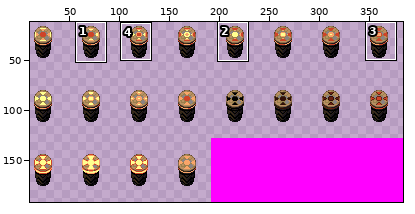
Edited in one commit: sprite sheet (Assets/Art/Sprites/exit_angry_strip24.png). Above, an overview of the earlier version with the close-up marked.
Close-up. As it was:
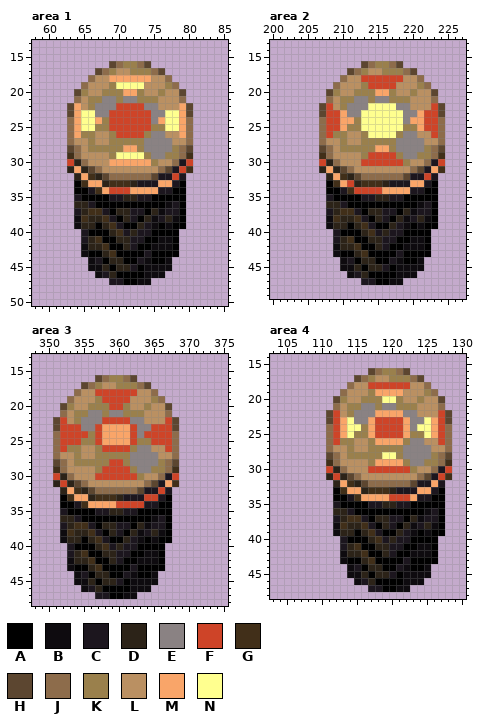
The file is 384x192 pixels. Shown: area 1: x 58..85, y 13..50; area 2: x 200..227, y 13..49; area 3: x 348..375, y 13..48; area 4: x 103..130, y 14..48. The wide view leaves out empty margins. The commit also changed other parts of the picture, which this record leaves out.
Palette (. is transparent): A #000000  B #0e0b0f  C #1c161e  D #2c2318  E #8a8283  F #ce4428  G #412f19  H #5c4630  J #8d6c4b  K #9a804c  L #ba9062  M #f9a569  N #ffff8f
Pixels before, area 1, first column x 63:
16 ......HJKKJH......
17 ....HJKLLKKKJH....
18 ...JLLMMMMMMLLJ...
19 ..JLLLKNNNNLLLKJ..
20 .HKLLKKKMMKLLKLLH.
21 .JLKKEEKEEKKKLLLJ.
22 HMLKEEEFFFFEELLLMH
23 HMNNEEFFFFFFEENNMH
24 JMNNMKFFFFFFEMNNMJ
25 JMNNKKFFFFFFKKNNMJ
26 JMKKLLKFFFFKEELLMJ
27 JLLKLLKKKKKEEEELLJ
28 HJLKKKKKMMKEEEEKJH
29 GJLLLLKNNNNKEEKKJG
30 FDJLLLMMMMMMKLLJCF
31 DMDHJLLLLLLLLJHCFG
32 .DMGDHJJJJJJHCCFC.
33 .AGMMDGGGDCCCMMCA.
34 .AACGMFFFMMMMCCAA.
35 .CAAAACCDDCCAAAAA.
36 .DDCAAAAAAAAAABCA.
37 .CDGGCADDCCADBCCA.
38 .BGDDGCADCADBCDBA.
39 .BDDADGCAADCBABAA.
40 ..CAAADGCDCCAAAA..
41 ..CDGAADDCCAABBA..
42 ..BDDGAADCAABBBA..
43 ..BAADGAAAACAAAA..
44 ...BCADDAACBAAB...
45 ...BBDADDCABBBB...
46 ....BCDAAAABBB....
47 ......CCAABB......
Pixels before, area 2, first column x 207:
16 ......HJKKJH......
17 ....HJKLLKKKJH....
18 ...JLLFFFFFFLLJ...
19 ..JLLLKFFFFLLLKJ..
20 .HKLLKKKMMKLLKLLH.
21 .JLKKEEKEEKKKLLLJ.
22 HFLKEEENNNNEELLLFH
23 HFFMEENNNNNNEEMFFH
24 JFFMMKNNNNNNEMMFFJ
25 JFFMKKNNNNNNKKMFFJ
26 JFKKLLKNNNNKEELLFJ
27 JLLKLLKKKKKEEEELLJ
28 HJLKKKKKMMKEEEEKJH
29 GJLLLLKFFFFKEEKKJG
30 FDJLLLFFFFFFKLLJCF
31 DMDHJLLLLLLLLJHCMG
32 .DMGDHJJJJJJHCCFC.
33 .AGMFDGGGDCCCMMCA.
34 .AACGFFFFMMMMCCAA.
35 .CAAAACCDDCCAAAAA.
36 .DDCAAAAAAAAAABCA.
37 .CDGGCADDCCADBCCA.
38 .BGDDGCADCADBCDBA.
39 .BDDADGCAADCBABAA.
40 ..CAAADGCDCCAAAA..
41 ..CDGAADDCCAABBA..
42 ..BDDGAADCAABBBA..
43 ..BAADGAAAACAAAA..
44 ...BCADDAACBAAB...
45 ...BBDADDCABBBB...
46 ....BCDAAAABBB....
47 ......CCAABB......
Pixels before, area 3, first column x 351:
16 ......HJKKJH......
17 ....HJKLLKKKJH....
18 ...JLLFFFFFFLLJ...
19 ..JLLLKFFFFLLLKJ..
20 .HKLLKKKFFKLLKLLH.
21 .JLKKEEKEEKKKLLLJ.
22 HFLKEEEFFFFEELLLFH
23 HFFFEEFMMMMFEEFFFH
24 JFFFFKFMMMMFEFFFFJ
25 JFFFKKFMMMMFKKFFFJ
26 JFKKLLKFFFFKEELLFJ
27 JLLKLLKKKKKEEEELLJ
28 HJLKKKKKFFKEEEEKJH
29 GJLLLLKFFFFKEEKKJG
30 FDJLLLFFFFFFKLLJCF
31 DFDHJLLLLLLLLJHCMG
32 .DMGDHJJJJJJHCCFC.
33 .AGMMDGGGDCCCFFCA.
34 .AACGMMMMFFFFCCAA.
35 .CAAAACCDDCCAAAAA.
36 .DDCAAAAAAAAAABCA.
37 .CDGGCADDCCADBCCA.
38 .BGDDGCADCADBCDBA.
39 .BDDADGCAADCBABAA.
40 ..CAAADGCDCCAAAA..
41 ..CDGAADDCCAABBA..
42 ..BDDGAADCAABBBA..
43 ..BAADGAAAACAAAA..
44 ...BCADDAACBAAB...
45 ...BBDADDCABBBB...
46 ....BCDAAAABBB....
47 ......CCAABB......
Pixels before, area 4, first column x 111:
16 ......HJKKJH......
17 ....HJKLLKKKJH....
18 ...JLLFFFFFFLLJ...
19 ..JLLLKMMMMLLLKJ..
20 .HKLLKKKNNKLLKLLH.
21 .JLKKEEKEEKKKLLLJ.
22 HFLKEEEMMMMEELLLFH
23 HFMNEEMFFFFMEENMFH
24 JFMNNKMFFFFMENNMFJ
25 JFMNKKMFFFFMKKNMFJ
26 JFKKLLKMMMMKEELLFJ
27 JLLKLLKKKKKEEEELLJ
28 HJLKKKKKNNKEEEEKJH
29 GJLLLLKMMMMKEEKKJG
30 FDJLLLFFFFFFKLLJCF
31 DFDHJLLLLLLLLJHCFG
32 .DMGDHJJJJJJHCCMC.
33 .AGMMDGGGDCCCMMCA.
34 .AACGMMMMFFFMCCAA.
35 .CAAAACCDDCCAAAAA.
36 .DDCAAAAAAAAAABCA.
37 .CDGGCADDCCADBCCA.
38 .BGDDGCADCADBCDBA.
39 .BDDADGCAADCBABAA.
40 ..CAAADGCDCCAAAA..
41 ..CDGAADDCCAABBA..
42 ..BDDGAADCAABBBA..
43 ..BAADGAAAACAAAA..
44 ...BCADDAACBAAB...
45 ...BBDADDCABBBB...
46 ....BCDAAAABBB....
47 ......CCAABB......
The same view after the edit:
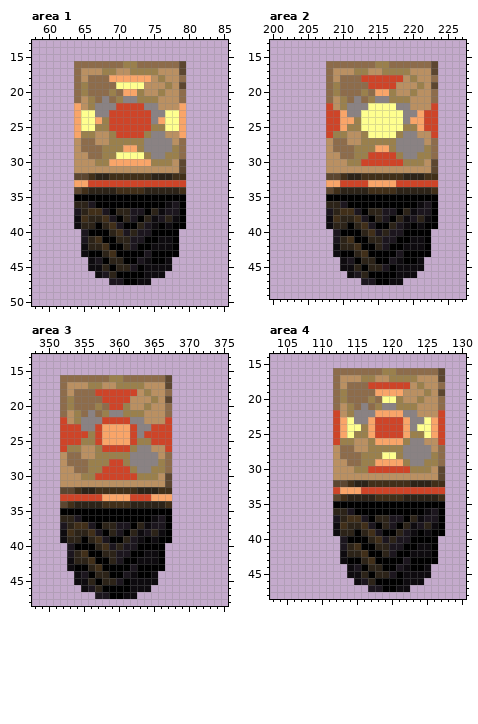
Change:
Changed rows in their new state; - is an unchanged pixel.
Area 1:
first column x 63:
16 -JJJJJJ----JJJJJH-
17 -JLLLK------KLLLH-
18 -JL-JJ-------KLLJ-
19 -JKJJJJ--------LH-
20 -J-JJJ-J--------J-
21 ----J-J-----------
22 .----------------.
23 .----------------.
24 .----------------.
25 .----------------.
26 .----------------.
27 .-JJ------------J.
28 .LJJJ------------.
29 .L-JJK-----------.
30 .LL-KK-------KKLH.
31 .LLLL--------LLLH.
32 -HH--DGGGGGGDDDGG-
33 -MMFFFFFFFFFFFFFF-
34 -HGDDDDGGGGDDDDDG-
35 -A----AAAAAA------
Area 2:
first column x 207:
16 -JJJJJJ----JJJJJH-
17 -JLLLK------KLLLH-
18 -JL-JJ-------KLLJ-
19 -JKJJJJ--------LH-
20 -J-JJJ-J--------J-
21 ----J-J-----------
22 .----------------.
23 .----------------.
24 .----------------.
25 .----------------.
26 .----------------.
27 .-JJ------------J.
28 .LJJJ------------.
29 .L-JJK-----------.
30 .LL-KK-------KKLH.
31 .LLLL--------LLLH.
32 -HH--DGGGGGGDDDGG-
33 -MMF-FFMMMMFFFFFF-
34 -HGDDDDGGGGDDDDDG-
35 -A----AAAAAA------
Area 3:
first column x 351:
16 -JJJJJJ----JJJJJH-
17 -JLLLK------KLLLH-
18 -JL-JJ-------KLLJ-
19 -JKJJJJ--------LH-
20 -J-JJJ-J--------J-
21 ----J-J-----------
22 .----------------.
23 .----------------.
24 .----------------.
25 .----------------.
26 .----------------.
27 .-JJ------------J.
28 .LJJJ------------.
29 .L-JJK-----------.
30 .LL-KK-------KKLH.
31 .LLLL--------LLLH.
32 -HH--DGGGGGGDDDGG-
33 -FFFFFFMMMMFF-MMM-
34 -HGDDDDGGGGDDDDDG-
35 -A----AAAAAA------
Area 4:
first column x 111:
16 -JJJJJJ----JJJJJH-
17 -JLLLK------KLLLH-
18 -JL-JJ-------KLLJ-
19 -JKJJJJ--------LH-
20 -J-JJJ-J--------J-
21 ----J-J-----------
22 .----------------.
23 .----------------.
24 .----------------.
25 .----------------.
26 .----------------.
27 .-JJ------------J.
28 .LJJJ------------.
29 .L-JJK-----------.
30 .LL-KK-------KKLH.
31 .LLLL--------LLLH.
32 -HH--DGGGGGGDDDGG-
33 -FM--FFFFFFFFFFFF-
34 -HGDDDDGGGGDDDDDG-
35 -A----AAAAAA------
Changed places in both close-ups, as pixel boxes (x1, y1, x2, y2):
changed: (67, 61, 193, 201)
changed: (319, 61, 445, 201)
changed: (53, 375, 179, 515)
changed: (326, 368, 452, 508)
